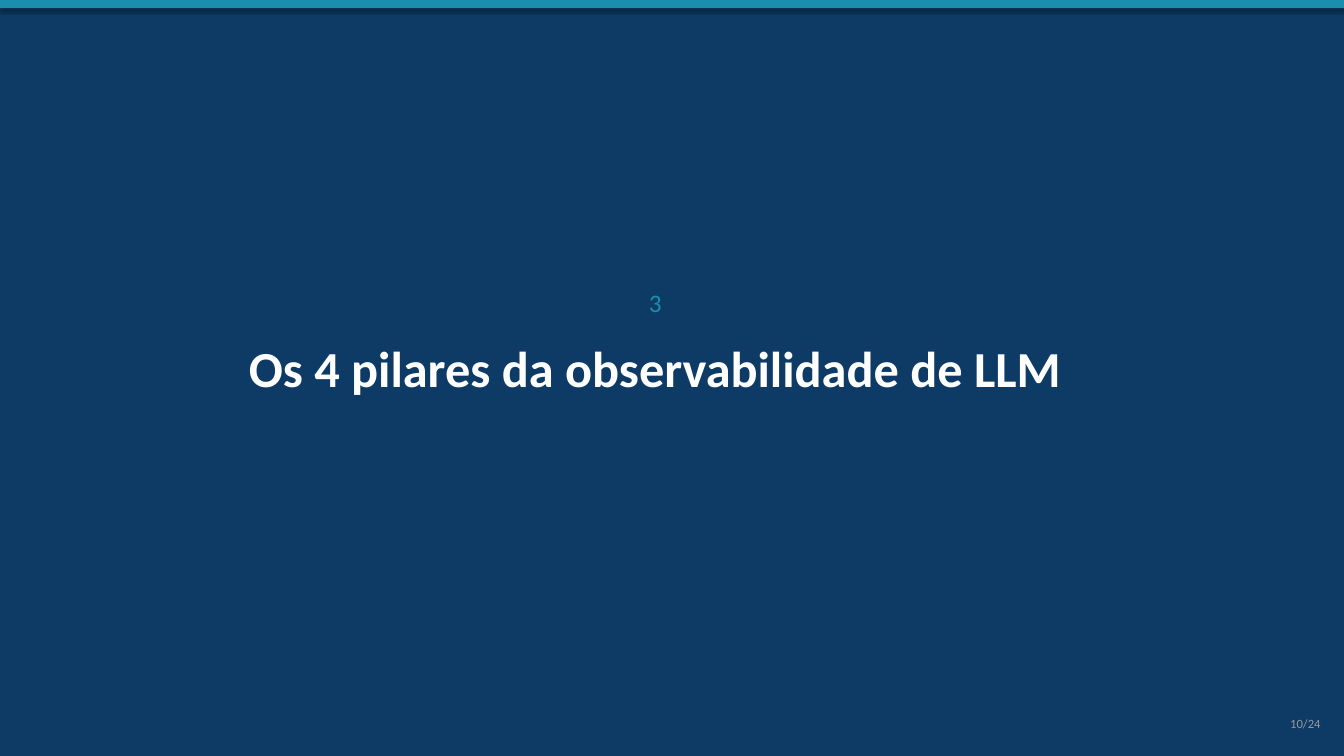
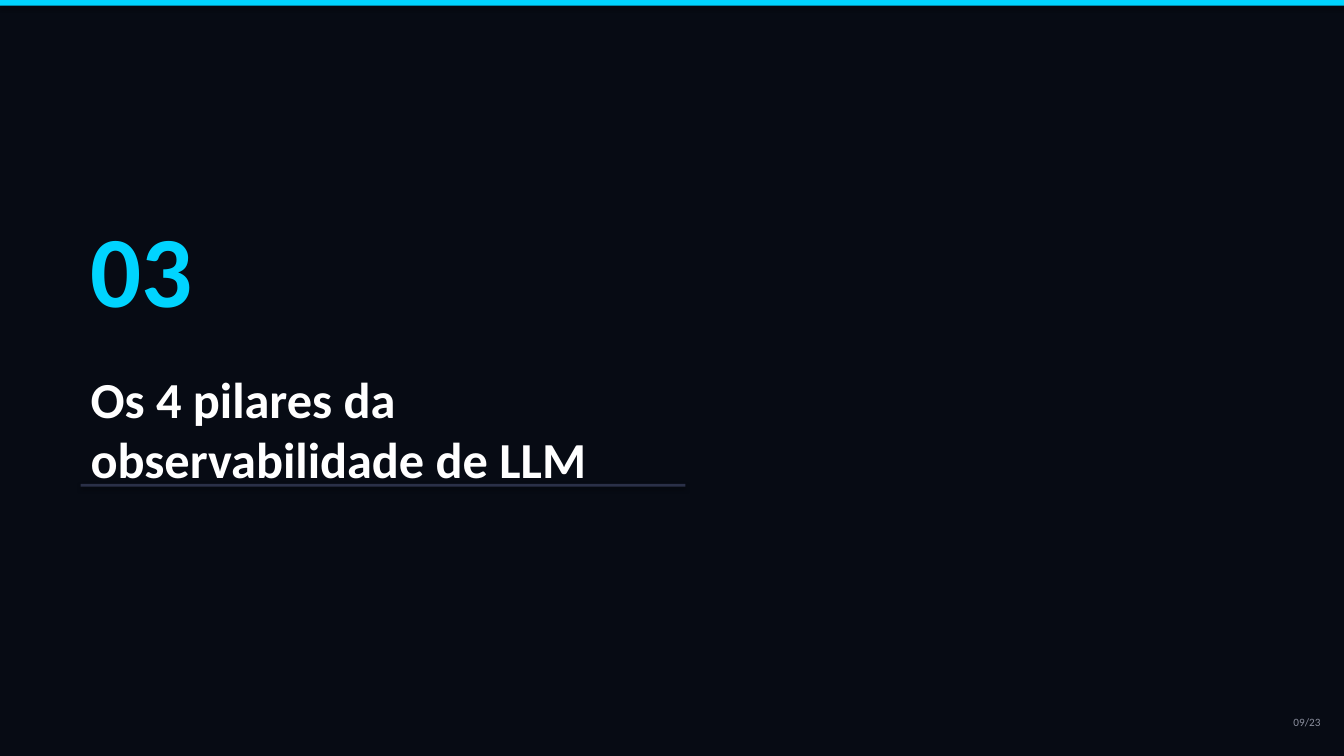
Before and after one commit to marcos2872/ia-observability, a slide deck: slide 9 of docs/workshop-observabilidade-ia.pptx (slide 10 before the commit). Drawn at 1344x756 pixels with LibreOffice and Linux fonts; fonts in the diff are those of the drawing. Boxes give left, top, right and bottom in pixels: in the first picture for what was removed or moved away, otherwise in the second. Text is boxed around its words. In the diff, an @@ line names an element or a change of style, - is before the commit and + after.

Commit message:
feat: redesign PPTX with futuristic dark theme and cover image
- Full-bleed cover image (Gemini_Generated_Image) with dark overlay
- Neon cyber palette: cyan, purple, mint, pink on deep navy bg
- Dark cards with left accent bars (glassmorphism-inspired)
- Section slides with large numbers and decorative lines
- 23 slides total (roteiro slide removed)
- All content slides: dark background, code blocks in monospace,
  tables with alternating dark rows, numbered steps
- Script refactored with helpers: _card, _section_number, _alpha (XML transparency)

```diff
--- a/docs/workshop-observabilidade-ia.pptx
+++ b/docs/workshop-observabilidade-ia.pptx
@@ background #0D3B66 to #070B14 @@
@@ rectangle at bbox=[0, 0, 1344, 6]: fill #1A8FAD to #00D4FF @@
@@ text added at bbox=[91, 241, 193, 308], 72 pt, text #00D4FF, bold @@
+03
@@ text removed at bbox=[649, 296, 662, 312] @@
-3
@@ text "Os 4 pilares da observabilidade ...": place and size @@
-text "Os 4 pilares da observabilidade ..." at bbox=[249, 351, 1061, 395]
+text "Os 4 pilares da observabilidade ..." at bbox=[91, 382, 586, 486]
@@ text "Os 4 pilares da observabilidade ..." at bbox=[91, 382, 586, 486]: alignment centre to left @@
@@ rectangle added at bbox=[81, 484, 686, 487], fill #2A3048 @@
@@ text at bbox=[1293, 718, 1320, 726]: text changed; size 9 to 8 pt; text colour #999999 to #8B8F9E @@
-10/24
+09/23
```
Also in this commit, not shown: 20 other slides changed, 2 slides added, 3 slides removed, 1 other file.
